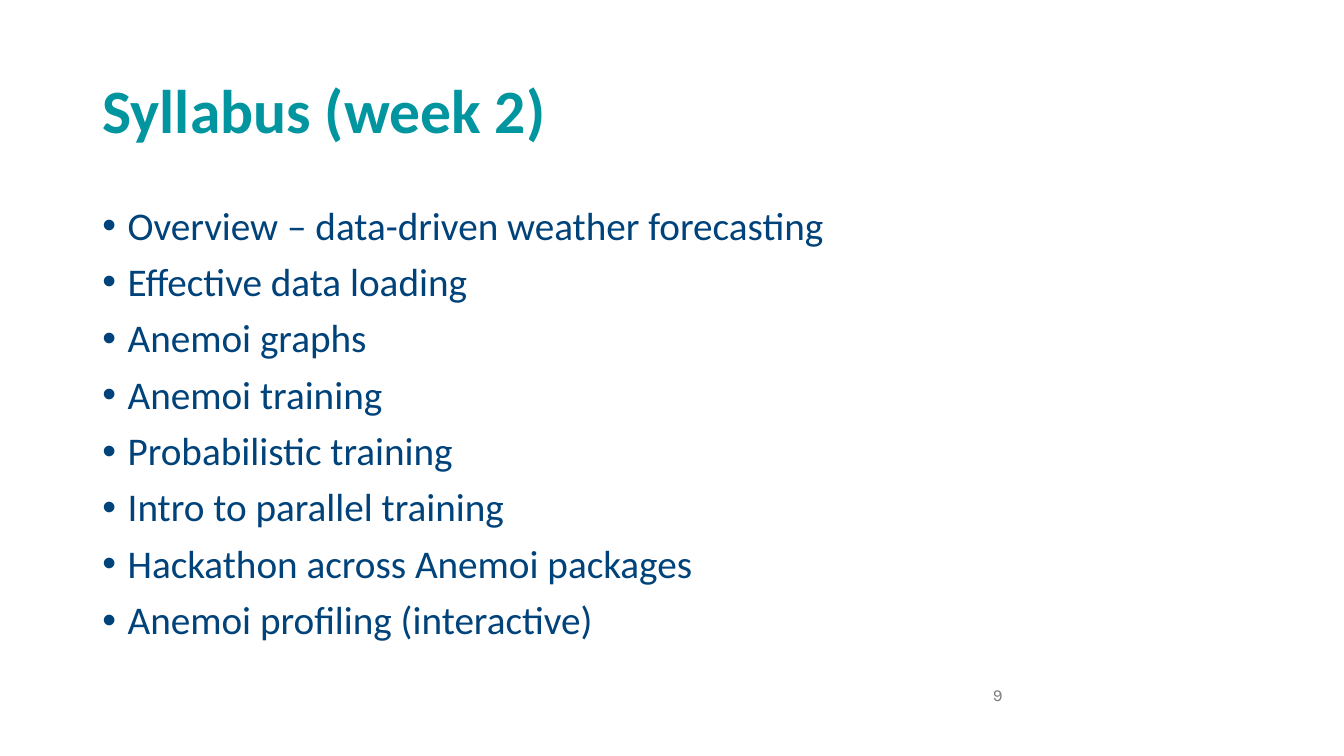
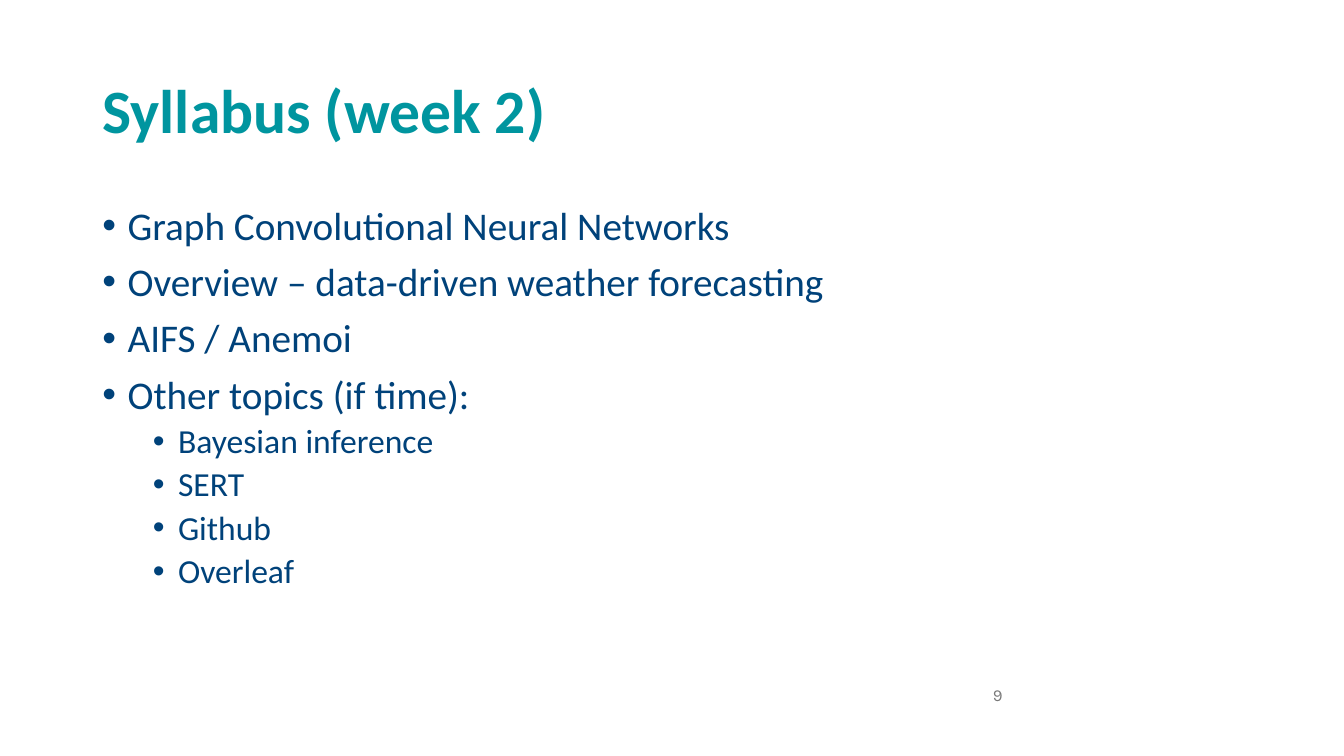
Before and after one commit to andrewcparnell/STAT41130, a slide deck: slide 9 of slides/day 1/D1C1_LR_NNs.pptx. Drawn at 1344x756 pixels with LibreOffice and Linux fonts; fonts in the diff are those of the drawing; background and template pictures are left out. Boxes give left, top, right and bottom in pixels: in the first picture for what was removed or moved away, otherwise in the second. Text is boxed around its words. In the diff, an @@ line names an element or a change of style, - is before the commit and + after.

```diff
--- a/slides/day 1/D1C1_LR_NNs.pptx
+++ b/slides/day 1/D1C1_LR_NNs.pptx
@@ text at box(128, 212, 729, 247): paragraph added @@
+• Graph Convolutional Neural Networks
@@ text at box(128, 325, 470, 584): text changed; size 28 to 24 pt @@
-• Effective data loading
-• Anemoi graphs
-• Anemoi training
-• Probabilistic training
-• Intro to parallel training
-• Hackathon across Anemoi packages
-• Anemoi profiling (interactive)
+• AIFS / Anemoi
+• Other topics (if time):
+  • Bayesian inference
+  • SERT
+  • Github
+  • Overleaf
```
Also in this commit, not shown: 5 other slides changed.
